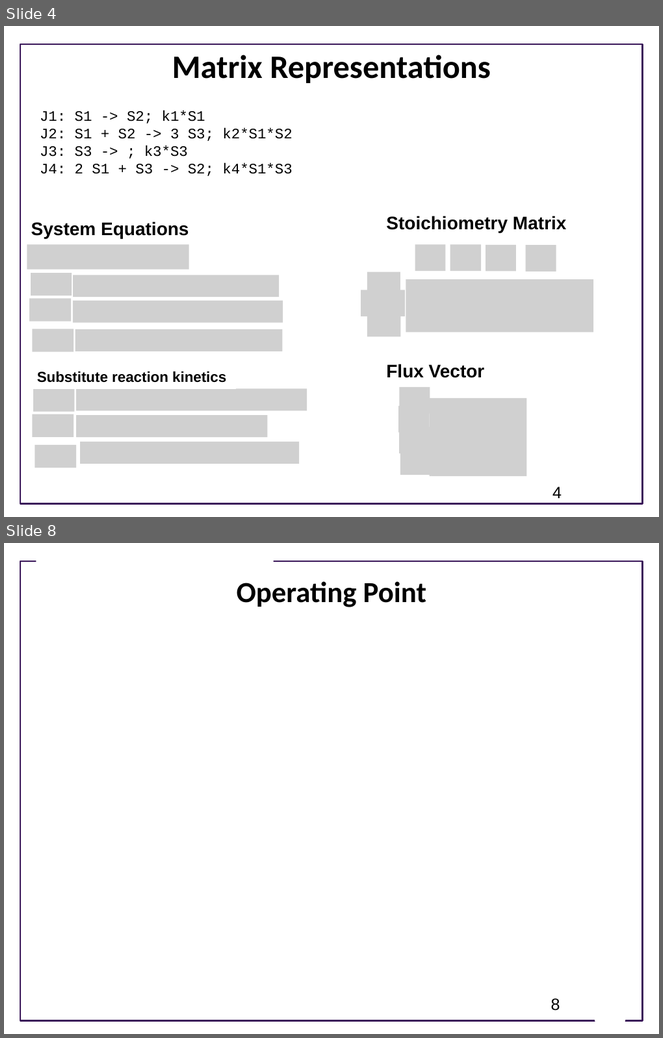
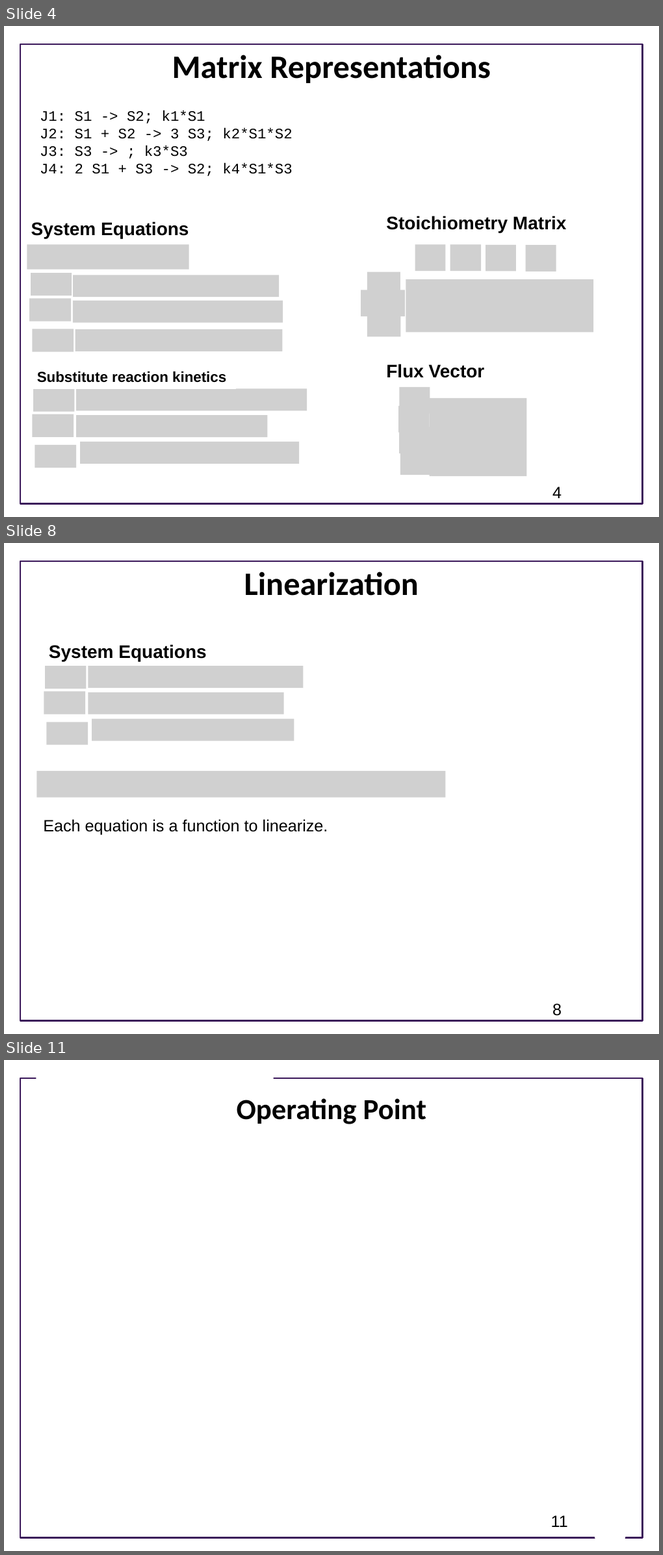
Before and after one commit to joseph-hellerstein/advanced-controls-lectures, a slide deck: Lecture_9-Accuracy-Of-Linear-Models/Linearizing-Reaction-Networks.pptx. Shown one above the other, each under a label of ours: slides 4 and 8 before the commit, slides 4, 8 and 11 after it; the slides between them are not shown. The pictures are 663x1038 and 663x1555 pixels, drawn with LibreOffice and Linux fonts; fonts in the diff are those of the drawing; grey boxes stand for pictures; background and template pictures are left out. Boxes give left, top, right and bottom in pixels: in the first picture for what was removed or moved away, otherwise in the second. Text is boxed around its words. In the diff, an @@ line names an element or a change of style, - is before the commit and + after.

```diff
--- a/Lecture_9-Accuracy-Of-Linear-Models/Linearizing-Reaction-Networks.pptx
+++ b/Lecture_9-Accuracy-Of-Linear-Models/Linearizing-Reaction-Networks.pptx
@@ slide 8 added at <box>4,543,659,1034</box>, background #FFFFFF; not listed: 1 template element that a slide beside it also shows @@
@@ title added at <box>244,572,419,596</box>, 36 pt, text #000000, bold @@
+Linearization
@@ group added at <box>44,644,303,745</box>: 6 pictures, 1 text @@
+System Equations
@@ picture added at <box>36,771,445,797</box> @@
@@ text added at <box>43,819,328,835</box>, 18 pt, text #000000 @@
+Each equation is a function to linearize.
@@ page number added at <box>553,1004,562,1016</box>, 18 pt, text #000000 @@
+8
@@ what was slide 8 is now slide 11 @@
@@ page number at <box>551,1516,568,1527</box>: text changed @@
-8
+11
```
Also in this commit, not shown: 1 slide changed, 4 other slides added, 2 slides removed, 1 other file.
